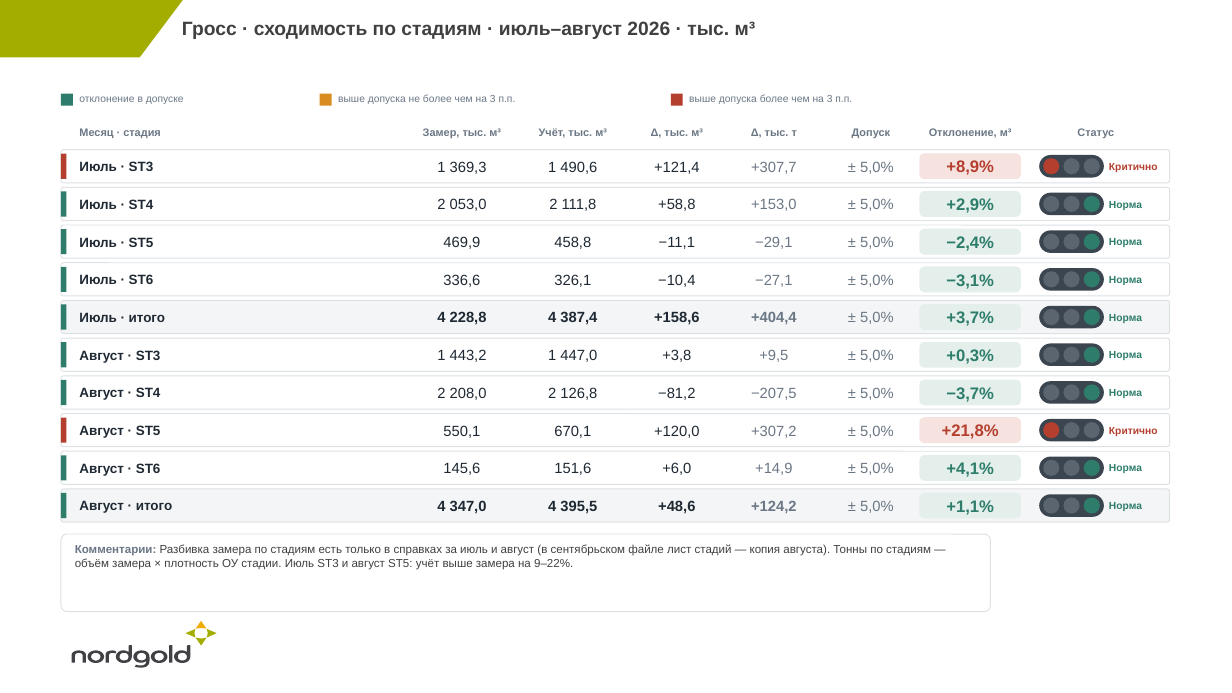
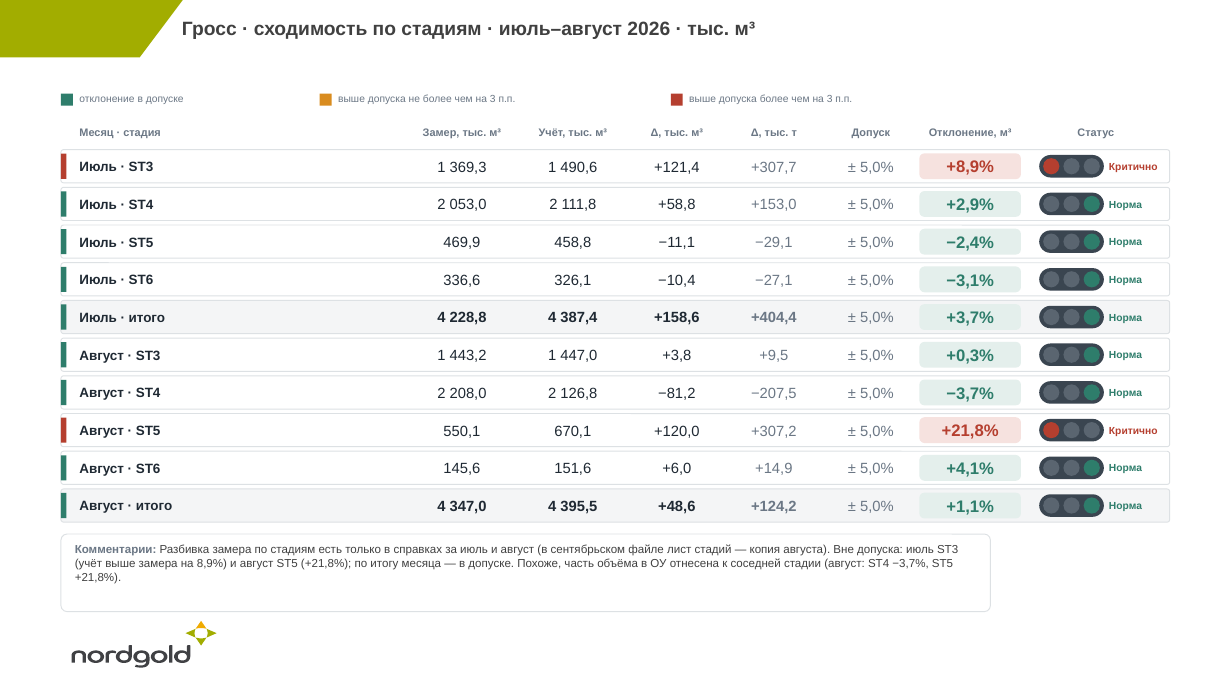
Before and after one commit to ayusheevasss-dotcom/claude, a slide deck: slide 2 of analysis/mz-vs-ou-2026/pptx/Сходимость_ОУ_и_маркзамера_2026.pptx (slide 12 before the commit). Drawn at 1232x693 pixels with LibreOffice and Linux fonts; fonts in the diff are those of the drawing. Boxes give left, top, right and bottom in pixels: in the first picture for what was removed or moved away, otherwise in the second. Text is boxed around its words. In the diff, an @@ line names an element or a change of style, - is before the commit and + after.

```diff
--- a/analysis/mz-vs-ou-2026/pptx/Сходимость_ОУ_и_маркзамера_2026.pptx
+++ b/analysis/mz-vs-ou-2026/pptx/Сходимость_ОУ_и_маркзамера_2026.pptx
@@ text in rounded rectangle at [75, 544, 958, 584]: text changed @@
-Комментарии: Разбивка замера по стадиям есть только в справках за июль и август (в сентябрьском файле лист стадий — копия августа). Тонны по стадиям — объём замера × плотность ОУ стадии. Июль ST3 и август ST5: учёт выше замера на 9–22%.
+Комментарии: Разбивка замера по стадиям есть только в справках за июль и август (в сентябрьском файле лист стадий — копия августа). Вне допуска: июль ST3 (учёт выше замера на 8,9%) и август ST5 (+21,8%); по итогу месяца — в допуске. Похоже, часть объёма в ОУ отнесена к соседней стадии (август: ST4 −3,7%, ST5 +21,8%).
```
Also in this commit, not shown: 3 other slides changed, 16 slides removed, 2 other files.
